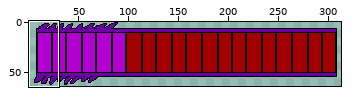
Sprite sheet: Boss HP15.png. The picture above shows the old version from afar; the outline marks the close-up.
Close-up. Before the edit:
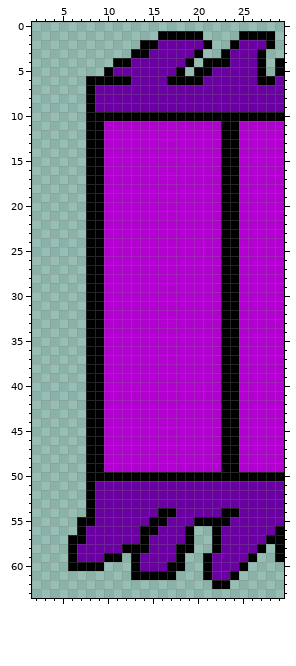
The file is 324x64 pixels. Pixels under 10% opacity are left out. Colours within 5 levels of each other are drawn and written as one. Shown: x 2..29, y 0..63. The wide view leaves out empty margins.
After the commit:
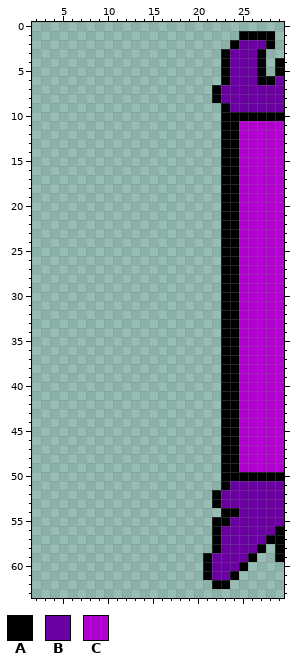
Palette (. is transparent): A #000000  B #6a00a1  C #b100d0
The exact change:
y 1: x 16..20 AAAAA -> .....
y 2: x 14..21 AABBBBBA -> ........
y 3: x 13..20 AABBBBBA -> ........
y 4: x 11..19 AABBBBBBA -> .........; x 21..22 AA -> ..
y 5: x 10..18 ABBBBBBBA -> .........; x 20..23 AABB -> ...A
y 6: x 8..23 AAAAABBBBAAAABBB -> ...............A
y 7..8: x 8..22 ABBBBBBBBBBBBBB -> ..............A
y 9: x 8..23 ABBBBBBBBBBBBBBB -> ...............A
y 10: x 8..22 AAAAAAAAAAAAAAA -> ...............
y 11..49: x 8..22 AACCCCCCCCCCCCC -> ...............
y 50: x 8..22 AAAAAAAAAAAAAAA -> ...............
y 51: x 8..23 ABBBBBBBBBBBBBBB -> ...............A
y 52..53: x 8..22 ABBBBBBBBBBBBBB -> ..............A
y 54: x 8..22 ABBBBBBBAABBBBB -> ...............
y 55: x 7..21 AABBBBBBAABBBAA -> ...............
y 56: x 7..19 ABBBBBBAABBBA -> .............
y 57: x 6..19 AABBBBBBABBBBA -> ..............
y 58: x 6..19 ABBBBBAAABBBAA -> ..............
y 59: x 6..11 ABBBAA -> ......; x 13..18 ABBBBA -> ......
y 60: x 6..9 AAAA -> ....; x 13..18 ABBBAA -> ......
y 61: x 13..17 AAAAA -> .....
Changed places in both close-ups, as pixel boxes (x1, y1, x2, y2):
changed: (68, 31, 230, 580)
